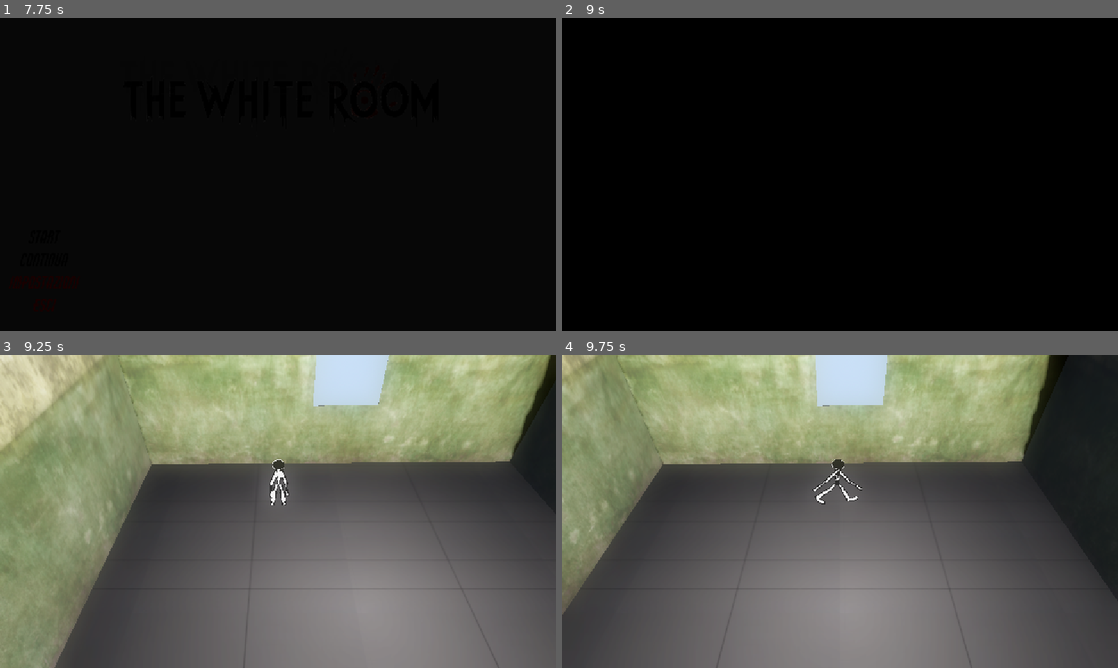
Above: before the commit, frames 1-4 (two rows, left to right).
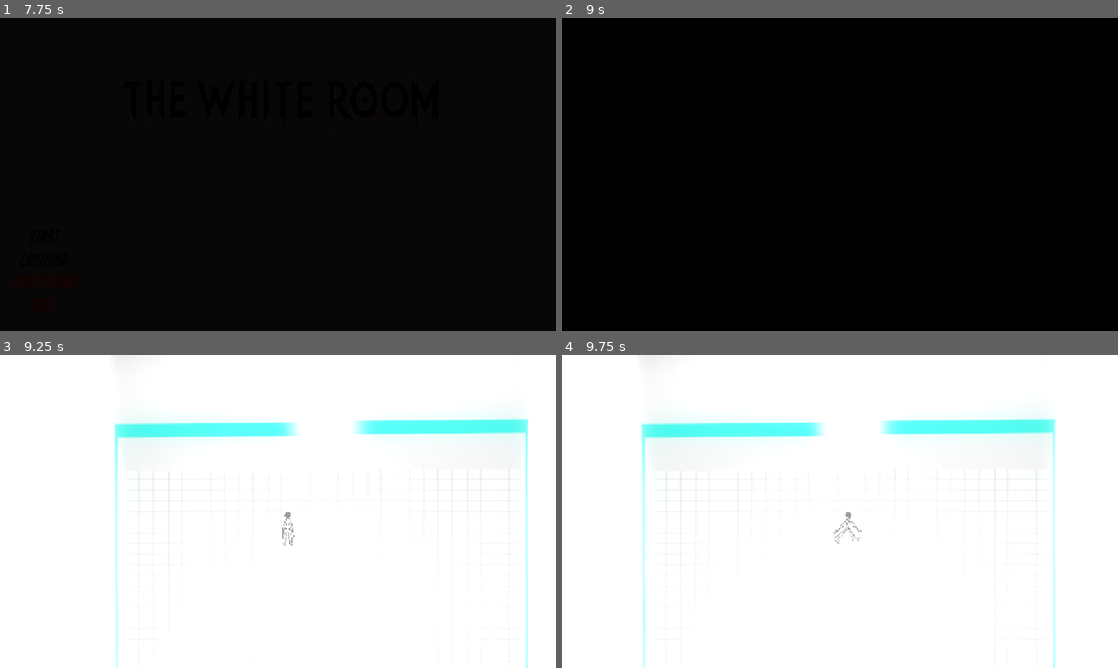
Above: after the commit, the same moments.

Repository: Cogo001/the_white_room
Game: Godot game, scene res://Main_menu/main_menu.tscn
Two runs of this game, one before a commit and one after it. Both use one fixed random seed, a clock stepped at 60 frames per second and the inputs below. Sound files missing from this copy of the repository are replaced by a short silence.
Inputs:
- Up to frame 1 (7.75 s): tap Enter at 0.5 s; hold Right (ui_right) 0.53-1.28 s; hold Down (ui_down) 1.28-2.03 s; hold Right (ui_right) 2.03-2.78 s; tap Space at 2.75 s; hold Up (ui_up) 2.78-3.53 s; hold Left (ui_left) 3.53-4.25 s; click "Start" at 4.25 s; click "Start" at 5 s; hold Left (ui_left) 5.78-6.53 s; hold Down (ui_down) 6.53-7.28 s; hold Right (ui_right) from 7.28 s (still down)
- Up to frame 2 (9 s): release Right (ui_right) at 8.03 s; hold Up (ui_up) 8.03-8.75 s; click "Continua" at 8.75 s
- Up to frame 3 (9.25 s): no input
- Up to frame 4 (9.75 s): hold Right (ui_right) from 9.53 s (still down)

Frames 1-2 are identical in both runs. In frame 3, 100% of the frame differs, in the area x 0-100%, y 0-100%; in frame 4, 100%.

Commit message:
aggiunta pixel art
vedere telecamera , aggiungere oggetti , dialogo nel progetto precedente dialog

Diff:
--- a/Main_character/character_body_3d.tscn
+++ b/Main_character/character_body_3d.tscn
@@ -174,6 +174,8 @@
 }]
 
 [sub_resource type="CapsuleShape3D" id="CapsuleShape3D_wkoou"]
+radius = 1.60014
+height = 3.20028
 
 [sub_resource type="SeparationRayShape3D" id="SeparationRayShape3D_jq76v"]
 margin = 0.0
@@ -187,8 +189,9 @@
 
 [node name="AnimatedSprite3D" type="AnimatedSprite3D" parent="."]
 pixel_size = 0.0386
-billboard = 2
+billboard = 1
 texture_filter = 0
+render_priority = 10
 sprite_frames = SubResource("SpriteFrames_jq76v")
 animation = &"down"
 autoplay = "down"
--- a/global/all_meshes.tscn
+++ b/global/all_meshes.tscn
@@ -2,21 +2,21 @@
 
 [ext_resource type="Material" uid="uid://b2erdqbq0yd46" path="res://global/mesh_floor_texture.tres" id="1_hixkc"]
 
-[sub_resource type="PlaneMesh" id="PlaneMesh_0436h"]
-
 [sub_resource type="BoxShape3D" id="BoxShape3D_yw0kl"]
 size = Vector3(1.98413, 0.0334473, 2.01367)
 
+[sub_resource type="PlaneMesh" id="PlaneMesh_0436h"]
+size = Vector2(2.095, 2)
+
 [node name="all_meshes" type="Node3D"]
 
-[node name="MeshInstance3D" type="MeshInstance3D" parent="."]
+[node name="StaticBody3D" type="StaticBody3D" parent="."]
 transform = Transform3D(-4.37114e-08, 0, 1, 0, 1, 0, -1, 0, -4.37114e-08, 0, 0, 0)
-mesh = SubResource("PlaneMesh_0436h")
-skeleton = NodePath("StaticBody3D")
-surface_material_override/0 = ExtResource("1_hixkc")
 
-[node name="StaticBody3D" type="StaticBody3D" parent="MeshInstance3D"]
-
-[node name="CollisionShape3D" type="CollisionShape3D" parent="MeshInstance3D/StaticBody3D"]
+[node name="CollisionShape3D" type="CollisionShape3D" parent="StaticBody3D"]
 transform = Transform3D(1, 0, 0, 0, 1, 0, 0, 0, 1, -0.00280762, -0.0109697, -0.00488281)
 shape = SubResource("BoxShape3D_yw0kl")
+
+[node name="MeshInstance3D" type="MeshInstance3D" parent="StaticBody3D"]
+mesh = SubResource("PlaneMesh_0436h")
+surface_material_override/0 = ExtResource("1_hixkc")
--- a/global/mesh_floor_texture.tres
+++ b/global/mesh_floor_texture.tres
@@ -1,7 +1,7 @@
 [gd_resource type="StandardMaterial3D" load_steps=2 format=3 uid="uid://b2erdqbq0yd46"]
 
-[ext_resource type="Texture2D" uid="uid://csfnb4ok2jpb8" path="res://ospedale_sprite/tiles_hospital.png" id="1_n5y8c"]
+[ext_resource type="Texture2D" uid="uid://rfiuky1tp108" path="res://ospedale_sprite/pixel art/pixil-frame-floor.png" id="1_n5y8c"]
 
 [resource]
 albedo_texture = ExtResource("1_n5y8c")
-uv1_scale = Vector3(1.02, 2.2, 1.01)
+uv1_scale = Vector3(1.39, 1.39, 1.93)
--- a/ospedale_sprite/wall_hospital.tres
+++ b/ospedale_sprite/wall_hospital.tres
@@ -1,6 +1,6 @@
 [gd_resource type="StandardMaterial3D" load_steps=2 format=3 uid="uid://kvg2gxip8crm"]
 
-[ext_resource type="Texture2D" uid="uid://cicarru0l8uqh" path="res://ospedale_sprite/horror_hospital.png" id="1_ri2g6"]
+[ext_resource type="Texture2D" uid="uid://ceigag6kghmqa" path="res://ospedale_sprite/pixel art/pixil-frame-0.png" id="1_ri2g6"]
 
 [resource]
 albedo_texture = ExtResource("1_ri2g6")
--- a/prima_stanza/camera_3d.gd
+++ b/prima_stanza/camera_3d.gd
@@ -1,7 +1,7 @@
 extends Camera3D
 
-#func _process(delta):
-#var pos = global_transform.origin
-	#pos.x = clamp(pos.x, -1, 1)
+func _process(delta):
+	var pos = global_transform.origin
+	pos.x = clamp(pos.x, -1, 1)
 
-	#global_transform.origin = pos
+	global_transform.origin = pos
--- a/prima_stanza/invisible_wall.tres
+++ b/prima_stanza/invisible_wall.tres
@@ -1,6 +1,6 @@
 [gd_resource type="StandardMaterial3D" load_steps=2 format=3 uid="uid://dbtyd030ignh3"]
 
-[ext_resource type="Texture2D" uid="uid://cicarru0l8uqh" path="res://ospedale_sprite/horror_hospital.png" id="1_7jwi7"]
+[ext_resource type="Texture2D" uid="uid://ceigag6kghmqa" path="res://ospedale_sprite/pixel art/pixil-frame-0.png" id="1_7jwi7"]
 
 [resource]
 albedo_color = Color(1, 1, 1, 0.152941)
--- a/prima_stanza/prima_stanza3d.tscn
+++ b/prima_stanza/prima_stanza3d.tscn
@@ -1,14 +1,11 @@
-[gd_scene load_steps=24 format=3 uid="uid://c8yx2g6fxvmys"]
+[gd_scene load_steps=21 format=3 uid="uid://c8yx2g6fxvmys"]
 
 [ext_resource type="PackedScene" uid="uid://cruki7qt60eci" path="res://Main_character/character_body_3d.tscn" id="1_3l6rg"]
 [ext_resource type="Material" uid="uid://kvg2gxip8crm" path="res://ospedale_sprite/wall_hospital.tres" id="1_8tpli"]
 [ext_resource type="Script" uid="uid://ttccgbjldcnp" path="res://prima_stanza/prima_stanza_3d.gd" id="1_k5fev"]
-[ext_resource type="Material" uid="uid://f401y8v48emh" path="res://ospedale_sprite/tiles_hospital.tres" id="2_8tpli"]
 [ext_resource type="Script" uid="uid://dq56vayquxkjp" path="res://prima_stanza/camera_3d.gd" id="2_e8sfr"]
 [ext_resource type="Material" uid="uid://dbtyd030ignh3" path="res://prima_stanza/invisible_wall.tres" id="3_e6vqb"]
-[ext_resource type="Script" uid="uid://nv5l4qwy0f10" path="res://prima_stanza/invisible.gd" id="4_nuqtc"]
 [ext_resource type="AudioStream" uid="uid://bwhoio0enhftv" path="res://prima_stanza/heart-monitor-beep-96554 (mp3cut.net).mp3" id="6_l8ktf"]
-[ext_resource type="PackedScene" uid="uid://bp28vbwf1pq8k" path="res://prove/scene.gltf" id="8_5himu"]
 [ext_resource type="MeshLibrary" uid="uid://bowha2yibwgbi" path="res://global/floor.tres" id="10_nuqtc"]
 
 [sub_resource type="ProceduralSkyMaterial" id="ProceduralSkyMaterial_3l6rg"]
@@ -17,7 +14,7 @@
 sky_material = SubResource("ProceduralSkyMaterial_3l6rg")
 
 [sub_resource type="Environment" id="Environment_8cjw7"]
-background_mode = 2
+background_mode = 1
 background_color = Color(1, 1, 1, 1)
 sky = SubResource("Sky_e8sfr")
 sky_rotation = Vector3(-1.5708, 0, 0)
@@ -28,9 +25,6 @@
 
 [sub_resource type="StandardMaterial3D" id="StandardMaterial3D_8tpli"]
 
-[sub_resource type="BoxShape3D" id="BoxShape3D_l8ktf"]
-size = Vector3(4.91842, 0.405762, 4.83907)
-
 [sub_resource type="StandardMaterial3D" id="StandardMaterial3D_kygqb"]
 
 [sub_resource type="CylinderMesh" id="CylinderMesh_k5fev"]
@@ -110,11 +104,15 @@
 &"fade_in": SubResource("Animation_wtxkd")
 }
 
+[sub_resource type="BoxShape3D" id="BoxShape3D_l8ktf"]
+size = Vector3(0.001, 0.545532, 8.05744)
+
 [node name="Prima_stanza" type="Node3D"]
 script = ExtResource("1_k5fev")
 
 [node name="DirectionalLight3D" type="DirectionalLight3D" parent="."]
-transform = Transform3D(0.920331, -0.363897, 0.143421, 0.239192, 0.233477, -0.942485, 0.309482, 0.901702, 0.301916, -1.42442, 6.01786, -0.418238)
+transform = Transform3D(-0.306435, -0.82617, 0.472801, -0.877302, 0.437862, 0.196516, -0.369377, -0.35457, -0.858977, -8.8077, 9.76662, -5.91414)
+light_color = Color(0.973535, 0.973535, 0.973535, 1)
 shadow_enabled = true
 
 [node name="WorldEnvironment" type="WorldEnvironment" parent="."]
@@ -125,8 +123,8 @@
 use_collision = true
 
 [node name="CSGBox3D2" type="CSGBox3D" parent="CSGCombiner3D"]
-transform = Transform3D(0.999925, 0, 0.0121123, 0, 0.999999, 0, -0.0121123, 0, 0.999925, -0.0209961, 1.42207, -2.4995)
-size = Vector3(5.04199, 2, 0.001)
+transform = Transform3D(0.999925, 0, 0.0121123, 0, 0.999999, 0, -0.0121123, 0, 0.999925, -0.0655248, 1.42207, -3.98837)
+size = Vector3(9.25058, 2, 0.001)
 material = ExtResource("1_8tpli")
 
 [node name="CSGBox3D" type="CSGBox3D" parent="CSGCombiner3D/CSGBox3D2"]
@@ -136,53 +134,33 @@
 material = SubResource("StandardMaterial3D_8tpli")
 
 [node name="muro_con_porta" type="CSGBox3D" parent="CSGCombiner3D"]
-transform = Transform3D(1, 0, 0, 0, 1, 0, 0, 0, 1, 0.00414943, 1.42445, 2.5127)
-size = Vector3(4.9917, 1.93958, 0.001)
+transform = Transform3D(-1, 1.58743e-08, -9.0431e-08, -8.01929e-08, 0.328603, 0.944468, 4.47086e-08, 0.944468, -0.328603, 0.0126944, 0.651814, 4.68306)
+size = Vector3(8.02002, 1.93958, 0.001)
 material = ExtResource("3_e6vqb")
 
 [node name="CSGBox3D" type="CSGBox3D" parent="CSGCombiner3D/muro_con_porta"]
-transform = Transform3D(0.8, 0, 0, 0, 0.8, 0, 0, 0, 0.8, 1.24758, -0.665511, 0.0154989)
+transform = Transform3D(0.8, 0, 0, -2.22045e-16, 0.8, 3.72529e-09, -7.10543e-15, 0, 0.8, -2.15676, -0.665511, 0.0154984)
 operation = 2
 size = Vector3(0.838867, 0.753679, 0.599609)
 
-[node name="Invisible_wall_area" type="Area3D" parent="CSGCombiner3D/muro_con_porta"]
-transform = Transform3D(1, 0, 0, 0, 1, 0, 0, 0, 1, 0, 0.00300527, 0)
-collision_layer = 4
-collision_mask = 2
-script = ExtResource("4_nuqtc")
-
-[node name="CollisionShape3D" type="CollisionShape3D" parent="CSGCombiner3D/muro_con_porta/Invisible_wall_area"]
-transform = Transform3D(1, 0, 0, 0, 1, 0, 0, 0, 1, 0.000163562, -0.734722, -2.5011)
-shape = SubResource("BoxShape3D_l8ktf")
-
 [node name="CSGBox3D3" type="CSGBox3D" parent="CSGCombiner3D"]
-transform = Transform3D(-4.37112e-08, 0, 0.999997, 0, 0.999999, 0, -0.999997, 0, -4.37112e-08, -2.95961, 1.44002, 0.00332265)
-size = Vector3(5.02856, 2, 0.929699)
+transform = Transform3D(-4.15132e-08, -0.313114, 0.949713, -1.36866e-08, 0.949715, 0.313113, -0.999997, 8.72916e-16, -4.37112e-08, -4.27948, 1.38385, 0.0767788)
+size = Vector3(7.91656, 2, 0.001)
 material = ExtResource("1_8tpli")
 
-[node name="CSGBox3D6" type="CSGBox3D" parent="CSGCombiner3D"]
-transform = Transform3D(4.8214e-10, 0.999932, -0.0110301, 4.37085e-08, -0.0110302, -0.999936, -0.99999, 0, -4.37108e-08, -0.0689576, 2.4991, -0.160983)
-size = Vector3(5.35718, 7.21973, 0.929699)
+[node name="CSGBox3D4" type="CSGBox3D" parent="CSGCombiner3D"]
+transform = Transform3D(-4.36932e-08, 0.212126, -0.97724, 1.25633e-09, 0.977242, 0.212126, 0.999998, 8.04076e-09, -4.29654e-08, 4.20762, 1.39809, -0.25101)
+size = Vector3(8.31384, 2, 0.147431)
 material = ExtResource("1_8tpli")
 
-[node name="CSGBox3D4" type="CSGBox3D" parent="CSGCombiner3D"]
-transform = Transform3D(-4.37113e-08, 0, -0.999998, 0, 0.999999, 0, 0.999998, 0, -4.37113e-08, 2.84483, 1.43295, -0.0978735)
-size = Vector3(5.17383, 2, 0.6919)
-material = ExtResource("1_8tpli")
-
-[node name="floor" type="CSGBox3D" parent="CSGCombiner3D"]
-transform = Transform3D(1, 0, 0, 0, 0.524, 0, 0, 0, 1, 0, 0.472523, 0)
-visible = false
-use_collision = true
-size = Vector3(5, 0.0487061, 5)
-material = ExtResource("2_8tpli")
-
 [node name="CharacterBody3D" parent="." instance=ExtResource("1_3l6rg")]
-transform = Transform3D(0.2, 0, 0, 0, 0.2, 0, 0, 0, 0.2, -0.738417, 0.760628, -1.61644)
+transform = Transform3D(0.2, 0, 0, 0, 0.2, 0, 0, 0, 0.2, -0.738417, 0.796041, -2.10316)
 
 [node name="Camera_principale" type="Camera3D" parent="CharacterBody3D"]
-transform = Transform3D(1, 0, 0, 0, 0.731354, 0.681998, 0, -0.681998, 0.731354, 0, 11.765, 15)
+transform = Transform3D(5, 0, 0, 0, 3.30197, 3.75459, 0, -3.75459, 3.30197, -0.934984, 31.1143, 25.2255)
+projection = 1
 fov = 50.0
+size = 6.288
 far = 100.2
 script = ExtResource("2_e8sfr")
 
@@ -197,19 +175,16 @@
 transform = Transform3D(1, 0, 0, 0, 1, 0, 0, 0, 1, 0.0272055, 1.97326, -7.99565)
 size = Vector3(3, 5, 1)
 
-[node name="Sketchfab_Scene" parent="." instance=ExtResource("8_5himu")]
-transform = Transform3D(0.04, 0, 0, 0, 0.04, 0, 0, 0, 0.04, -19.298, 0.42, 1.646)
-
 [node name="SpotLight3D" type="SpotLight3D" parent="."]
-transform = Transform3D(1, 0, 0, 0, 0.0744914, 0.997222, 0, -0.997222, 0.0744914, 0, 3.21371, 0)
+transform = Transform3D(0.998451, -0.00414394, -0.0554753, 0.0556298, 0.074376, 0.995677, 0, -0.997222, 0.0744914, 0, 5.62931, 0)
 light_specular = 0.015
-spot_range = 47.209
-spot_attenuation = 2.35
-spot_angle = 82.7
-spot_angle_attenuation = 2.37841
+spot_range = 28.81
+spot_attenuation = 0.39
+spot_angle = 77.6
+spot_angle_attenuation = 0.129408
 
 [node name="MeshInstance3D" type="MeshInstance3D" parent="."]
-transform = Transform3D(1, 0, 0, 0, 1, 0, 0, 0, 1, 0.305253, 0.636802, -12.7497)
+transform = Transform3D(1, 0, 0, 0, 1, 0, 0, 0, 1, -0.32319, -1.38555, -5.04339)
 material_overlay = SubResource("StandardMaterial3D_kygqb")
 mesh = SubResource("CylinderMesh_k5fev")
 
@@ -260,9 +235,17 @@
 transform = Transform3D(1, 0, 0, 0, 1, 0, 0, 0, 1, 0, -0.576718, 0)
 mesh_library = ExtResource("10_nuqtc")
 data = {
-"cells": PackedInt32Array(65533, 65534, 0, 65533, 65535, 0, 65533, 0, 0, 65533, 1, 0, 65534, 65534, 0, 65534, 65535, 0, 65534, 0, 0, 65534, 1, 0, 65535, 65534, 0, 65535, 65535, 0, 65535, 0, 0, 65535, 1, 0, 0, 65534, 0, 0, 65535, 0, 0, 0, 0, 0, 1, 0, 1, 65534, 0, 1, 65535, 0, 1, 0, 0, 1, 1, 0)
-}
-
-[connection signal="body_entered" from="CSGCombiner3D/muro_con_porta/Invisible_wall_area" to="CSGCombiner3D/muro_con_porta/Invisible_wall_area" method="_on_body_entered"]
-[connection signal="body_exited" from="CSGCombiner3D/muro_con_porta/Invisible_wall_area" to="CSGCombiner3D/muro_con_porta/Invisible_wall_area" method="_on_body_exited"]
+"cells": PackedInt32Array(65535, 65534, 0, 65535, 0, 0, 0, 65534, 0, 0, 65535, 0, 0, 0, 0, 65535, 65535, 0, 65534, 65534, 0, 65534, 65535, 0, 65534, 0, 0, 65534, 1, 0, 65535, 1, 0, 0, 1, 0, 1, 1, 0, 1, 0, 0, 1, 65535, 0, 1, 65534, 0)
+}
+
+[node name="Limits" type="Node3D" parent="."]
+
+[node name="StaticBody3D" type="StaticBody3D" parent="Limits"]
+collision_mask = 2
+
+[node name="CollisionShape3D" type="CollisionShape3D" parent="Limits/StaticBody3D"]
+transform = Transform3D(0.000750512, 0, 1, 0, 1, 0, -1, 0, 0.000750512, 0.0266777, 0.793074, 4.05267)
+shape = SubResource("BoxShape3D_l8ktf")
+debug_color = Color(0.996078, 0, 0.193601, 0.42)
+
 [connection signal="finished" from="Bip_bip_hospital" to="." method="_on_bip_bip_hospital_finished"]
Binary file added: ospedale_sprite/pixel art/pixil-frame-0.png
Not shown, added: ospedale_sprite/pixel art/pixil-frame-0.png.import
Binary file added: ospedale_sprite/pixel art/pixil-frame-floor.png
Not shown, added: ospedale_sprite/pixel art/pixil-frame-floor.png.import
